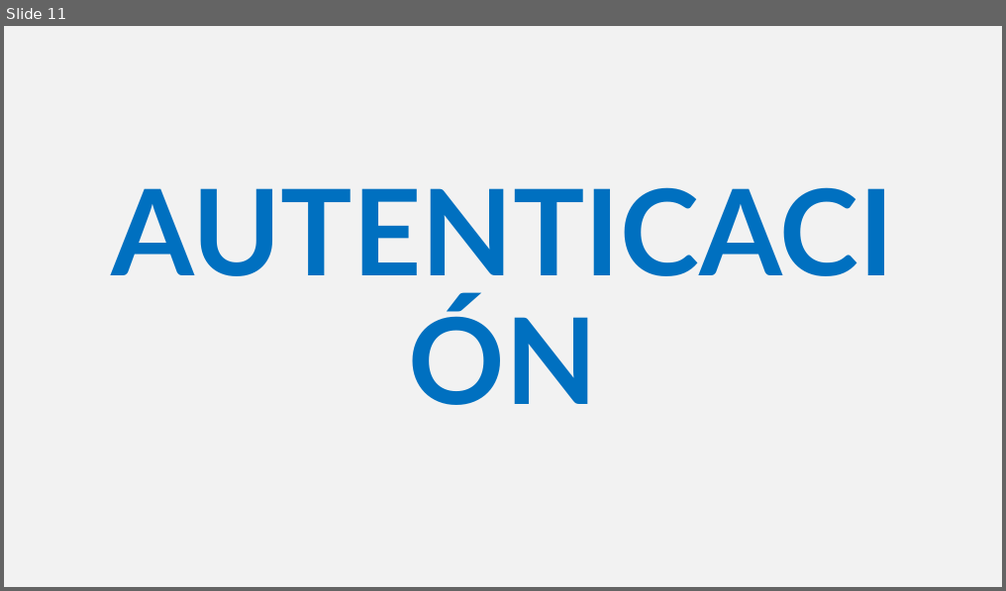
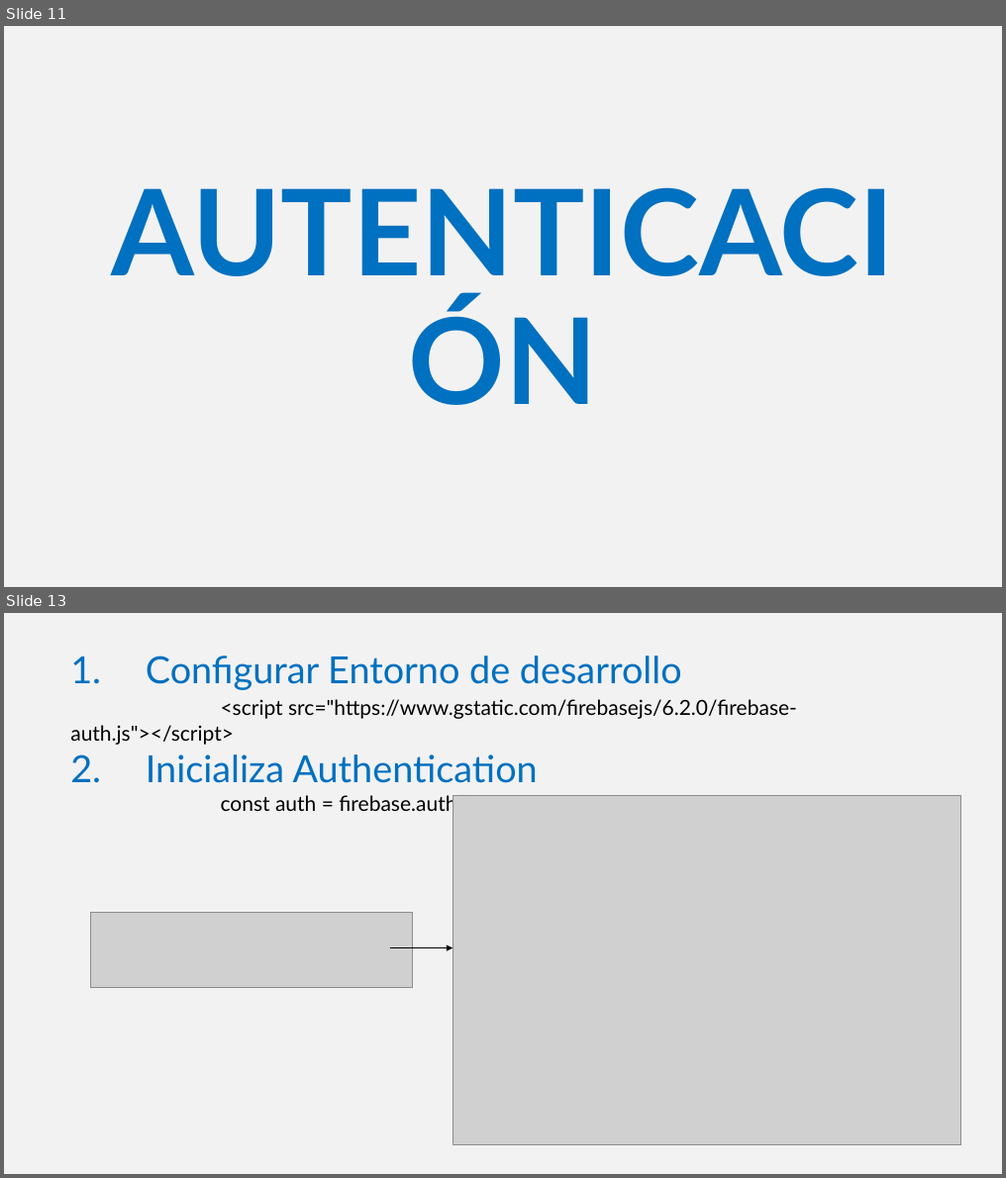
Before and after one commit to YPZ-24/Curso_Firebase, a slide deck: Presentaciones/Presentacion Unica.pptx. Shown one above the other, each under a label of ours: slide 11 before the commit, slides 11 and 13 after it; the slides between them are not shown. The pictures are 1006x591 and 1006x1178 pixels, drawn with LibreOffice and Linux fonts; fonts in the diff are those of the drawing; grey boxes stand for pictures. Boxes give left, top, right and bottom in pixels: in the first picture for what was removed or moved away, otherwise in the second. Text is boxed around its words. In the diff, an @@ line names an element or a change of style, - is before the commit and + after.

```diff
--- a/Presentaciones/Presentacion Unica.pptx
+++ b/Presentaciones/Presentacion Unica.pptx
@@ slide 13 added at [4,613,1002,1174], background #F2F2F2 @@
@@ text added at [70,656,797,816], 20 pt, text #000000 @@
+1. Configurar Entorno de desarrollo
+<script src="https://www.gstatic.com/firebasejs/6.2.0/firebase-auth.js"></script>
+2. Inicializa Authentication
+        const auth = firebase.auth();
@@ picture added at [452,796,960,1146] @@
@@ picture added at [91,912,413,988] @@
@@ arrow added from (389, 949) to (452, 949), #000000 0.5 pt @@
```
Also in this commit, not shown: 2 slides changed, 2 other slides added, 1 slide removed, 5 other files.
